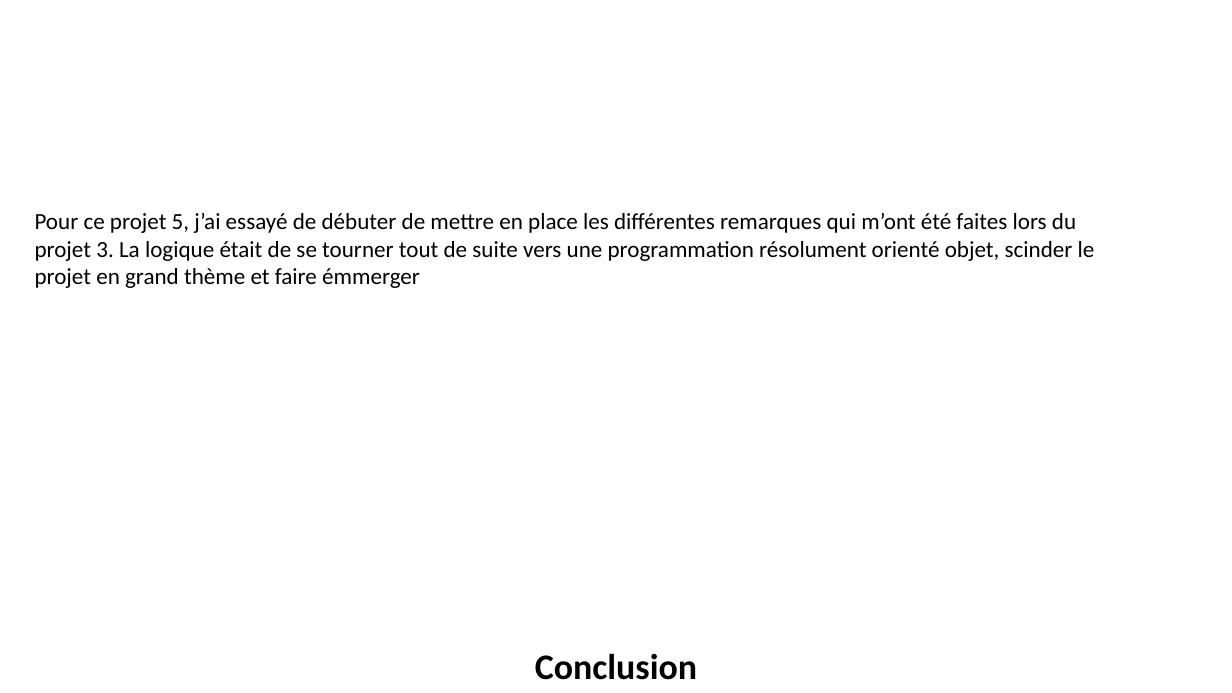
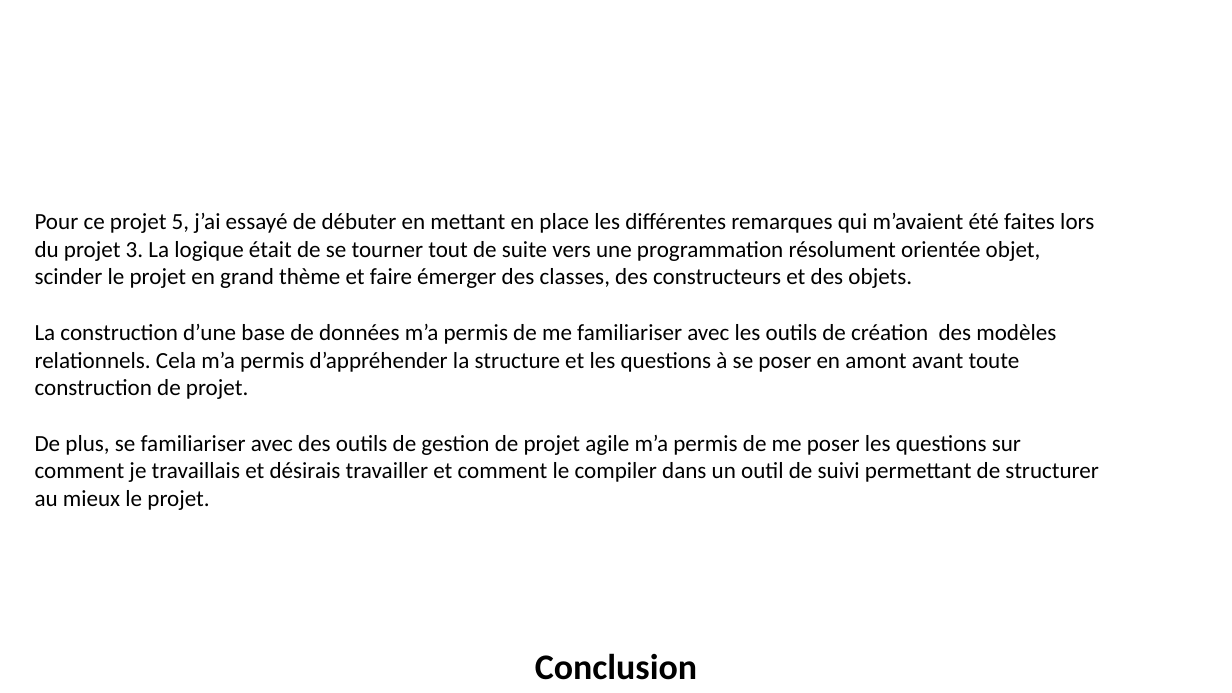
Before and after one commit to ZasshuNeko/OC-Projet_5, a slide deck: slide 10 of Documents/Présentation - OC - Projet n°5.pptx. Drawn at 1232x693 pixels with LibreOffice and Linux fonts; fonts in the diff are those of the drawing; background and template pictures are left out. Boxes give left, top, right and bottom in pixels: in the first picture for what was removed or moved away, otherwise in the second. Text is boxed around its words. In the diff, an @@ line names an element or a change of style, - is before the commit and + after.

Commit message:
Modification avant présentation

```diff
--- a/Documents/Présentation - OC - Projet n°5.pptx
+++ b/Documents/Présentation - OC - Projet n°5.pptx
@@ text at bbox=[35, 213, 1099, 510]: text changed @@
-Pour ce projet 5, j’ai essayé de débuter de mettre en place les différentes remarques qui m’ont été faites lors du projet 3. La logique était de se tourner tout de suite vers une programmation résolument orienté objet, scinder le projet en grand thème et faire émmerger
+Pour ce projet 5, j’ai essayé de débuter en mettant en place les différentes remarques qui m’avaient été faites lors du projet 3. La logique était de se tourner tout de suite vers une programmation résolument orientée objet, scinder le projet en grand thème et faire émerger des classes, des constructeurs et des objets.
+La construction d’une base de données m’a permis de me familiariser avec les outils de création des modèles relationnels. Cela m’a permis d’appréhender la structure et les questions à se poser en amont avant toute construction de projet.
+De plus, se familiariser avec des outils de gestion de projet agile m’a permis de me poser les questions sur comment je travaillais et désirais travailler et comment le compiler dans un outil de suivi permettant de structurer au mieux le projet.
```
Also in this commit, not shown: 7 other slides changed, 9 other files.
